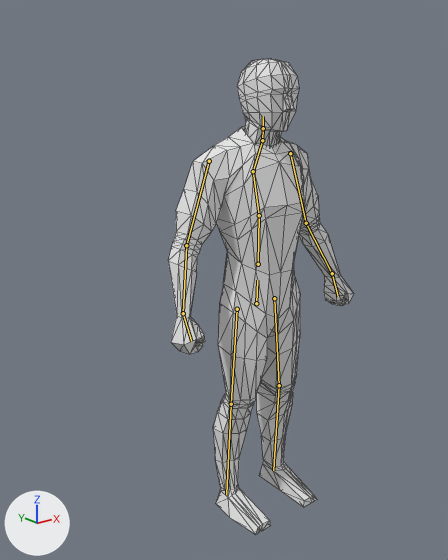
Renders of the glTF model godot/IASv1.0/assets/models/character.glb from each side of a commit.
One viewpoint serves both versions: a 50 mm camera at (-1.625, -1.769, 1.773) aimed at (-0.124, 0.107, 1.022). Every picture has the same lights, and +X, +Y and +Z are marked at lower left. The picture after the commit comes second. The bones that change, and the others that lie on the model, are drawn over the model as lines. Mesh edges are drawn as thin lines.

The first picture shows 'Body'.
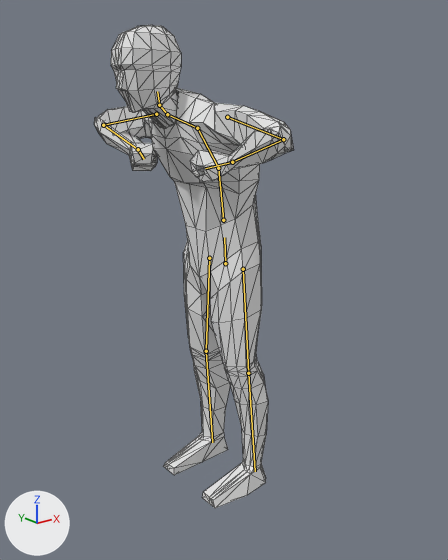
The newer file adds an action. The first version stands in its rest pose; the second is drawn at frame 12 of the action 'mount'.

What differs and where, as boxes (x1, y1, x2, y2) in the pictures (448 x 560 px):
'Body', posed (8% wider)
    before: (168, 58, 353, 534)
    after: (94, 25, 294, 508)
bone 'Hips', root to tip
    before: (256, 303) to (257, 280)
    after: (225, 263) to (224, 237)
bone 'Spine', root to tip
    before: (258, 264) to (259, 215)
    after: (223, 220) to (218, 168)
bone 'Chest', root to tip
    before: (259, 215) to (253, 171)
    after: (218, 168) to (197, 128)
bone 'LeftShoulder', root to tip
    before: (290, 153) to (306, 223)
    after: (227, 117) to (283, 139)
bone 'LeftUpperArm', root to tip
    before: (306, 223) to (332, 273)
    after: (283, 139) to (232, 162)
bone 'LeftLowerArm', root to tip
    before: (332, 273) to (338, 296)
    after: (232, 162) to (205, 168)
bone 'Head', root to tip
    before: (263, 128) to (263, 116)
    after: (159, 105) to (157, 91)
bone 'RightShoulder', root to tip
    before: (209, 161) to (186, 245)
    after: (156, 114) to (103, 125)
bone 'RightUpperArm', root to tip
    before: (186, 245) to (183, 313)
    after: (103, 125) to (138, 149)
bone 'RightLowerArm', root to tip
    before: (183, 313) to (191, 341)
    after: (138, 149) to (144, 159)

The edits, one by one:
Bone 'Hips' (bone_hips) moves from (0.0, 0.0, 0.0) to (0.004, 0.203, -0.166).
Bone 'Hips' (bone_hips) turns from (0, 0, 0) to (-90, -87, 87) degrees about its own x, y and z.
Bone 'Spine' (bone_spine) turns from (0, 0, 0) to (0, 0, 5) degrees about its own x, y and z.
Bone 'Chest' (bone_chest) turns from (0, 0, 0) to (0, 0, 38) degrees about its own x, y and z.
Bone 'LeftShoulder' (bone_leftshoulder) turns from (0, 0, 0) to (-87, 23, -46) degrees about its own x, y and z.
Bone 'LeftUpperArm' (bone_leftupperarm) turns from (0, 0, 0) to (-7, 65, 125) degrees about its own x, y and z.
Bone 'LeftLowerArm' (bone_leftlowerarm) turns from (0, 0, 0) to (-29, 3, -30) degrees about its own x, y and z.
Bone 'Head' (bone_head) turns from (0, 0, 0) to (0, 0, -36) degrees about its own x, y and z.
Bone 'RightShoulder' (bone_rightshoulder) turns from (0, 0, 0) to (-87, -23, 46) degrees about its own x, y and z.
Bone 'RightUpperArm' (bone_rightupperarm) turns from (0, 0, 0) to (-7, -65, -125) degrees about its own x, y and z.
Bone 'RightLowerArm' (bone_rightlowerarm) turns from (0, 0, 0) to (-29, -3, 30) degrees about its own x, y and z.
